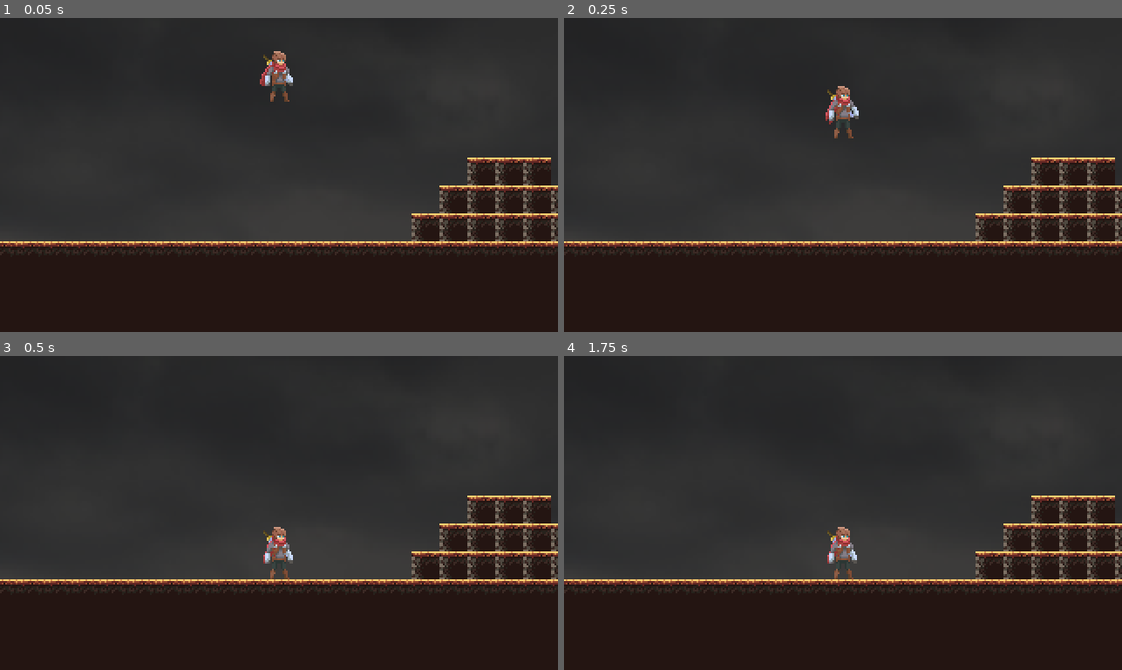
Above: before the commit, frames 1-4 (two rows, left to right).
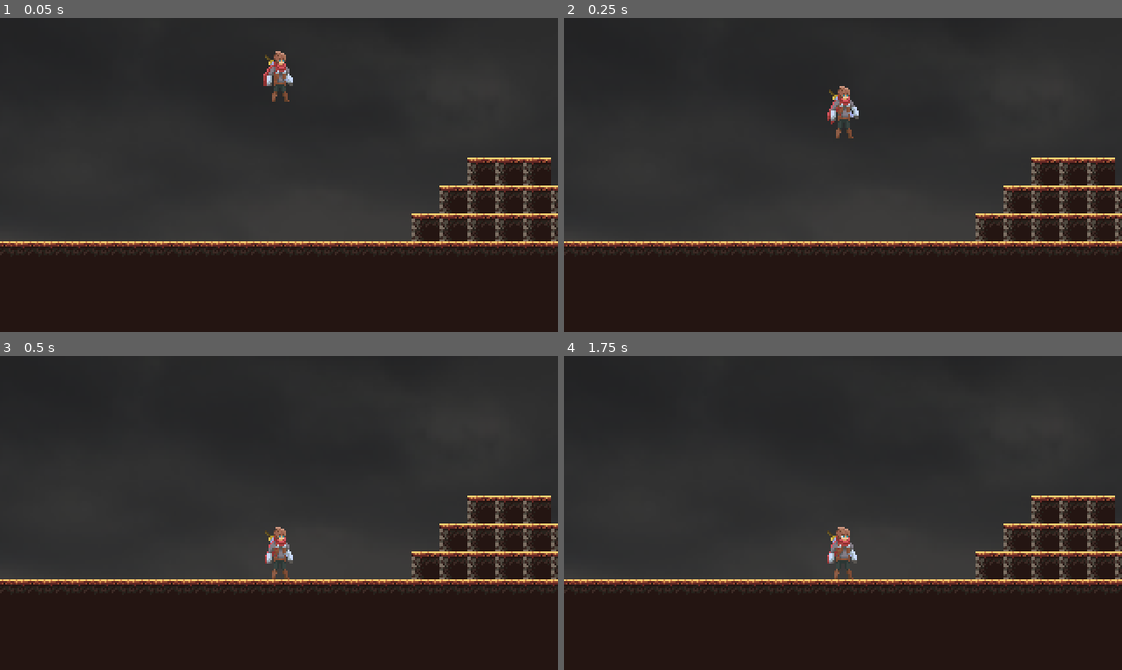
Above: after the commit, the same moments.

Repository: penguix0/IntoTheDeep
Game: Godot game, scene res://Assets/Scene/Main.tscn
Same seed, same stepped clock (60 frames per second), same inputs: the game is played once before the commit and once after it.
Inputs:
- Up to frame 1 (0.05 s): no input
- Up to frame 2 (0.25 s): no input
- Up to frame 3 (0.5 s): no input
- Up to frame 4 (1.75 s): no input

The runs differ from the first frame. In frame 1, 0.2% of the frame differs, in the area x 46-50%, y 10-27%; in frame 2, 0.2%, in the area x 46-50%, y 21-39%; in frame 3, 0.2%; in frame 4, nothing differs.

Commit message:
made attacking better

Diff:
--- /dev/null
+++ b/Assets/Player/Animations/sword_2.tres
@@ -0,0 +1,24 @@
+[gd_resource type="Animation" load_steps=7 format=2]
+
+[ext_resource path="res://Assets/Player/Sprite/Individual Sprites/adventurer-attack2-00.png" type="Texture" id=1]
+[ext_resource path="res://Assets/Player/Sprite/Individual Sprites/adventurer-attack2-02.png" type="Texture" id=2]
+[ext_resource path="res://Assets/Player/Sprite/Individual Sprites/adventurer-attack2-03.png" type="Texture" id=3]
+[ext_resource path="res://Assets/Player/Sprite/Individual Sprites/adventurer-attack2-01.png" type="Texture" id=4]
+[ext_resource path="res://Assets/Player/Sprite/Individual Sprites/adventurer-attack2-04.png" type="Texture" id=5]
+[ext_resource path="res://Assets/Player/Sprite/Individual Sprites/adventurer-attack2-05.png" type="Texture" id=6]
+
+[resource]
+resource_name = "sword_2"
+length = 0.6
+tracks/0/type = "value"
+tracks/0/path = NodePath("body/Sprite:texture")
+tracks/0/interp = 1
+tracks/0/loop_wrap = true
+tracks/0/imported = false
+tracks/0/enabled = true
+tracks/0/keys = {
+"times": PoolRealArray( 0, 0.1, 0.2, 0.3, 0.4, 0.5 ),
+"transitions": PoolRealArray( 1, 1, 1, 1, 1, 1 ),
+"update": 1,
+"values": [ ExtResource( 1 ), ExtResource( 4 ), ExtResource( 2 ), ExtResource( 3 ), ExtResource( 5 ), ExtResource( 6 ) ]
+}
--- /dev/null
+++ b/Assets/Player/Animations/sword_3.tres
@@ -0,0 +1,24 @@
+[gd_resource type="Animation" load_steps=7 format=2]
+
+[ext_resource path="res://Assets/Player/Sprite/Individual Sprites/adventurer-attack3-04.png" type="Texture" id=2]
+[ext_resource path="res://Assets/Player/Sprite/Individual Sprites/adventurer-attack3-05.png" type="Texture" id=3]
+[ext_resource path="res://Assets/Player/Sprite/Individual Sprites/adventurer-attack3-00.png" type="Texture" id=4]
+[ext_resource path="res://Assets/Player/Sprite/Individual Sprites/adventurer-attack3-01.png" type="Texture" id=5]
+[ext_resource path="res://Assets/Player/Sprite/Individual Sprites/adventurer-attack3-03.png" type="Texture" id=6]
+[ext_resource path="res://Assets/Player/Sprite/Individual Sprites/adventurer-attack3-02.png" type="Texture" id=7]
+
+[resource]
+resource_name = "sword_3"
+length = 0.6
+tracks/0/type = "value"
+tracks/0/path = NodePath("body/Sprite:texture")
+tracks/0/interp = 1
+tracks/0/loop_wrap = true
+tracks/0/imported = false
+tracks/0/enabled = true
+tracks/0/keys = {
+"times": PoolRealArray( 0, 0.1, 0.2, 0.3, 0.4, 0.5 ),
+"transitions": PoolRealArray( 1, 1, 1, 1, 1, 1 ),
+"update": 1,
+"values": [ ExtResource( 4 ), ExtResource( 5 ), ExtResource( 7 ), ExtResource( 6 ), ExtResource( 2 ), ExtResource( 3 ) ]
+}
--- a/Assets/Player/Player.tscn
+++ b/Assets/Player/Player.tscn
@@ -19,9 +19,11 @@
 [ext_resource path="res://Assets/Player/Animations/sword_out.tres" type="Animation" id=17]
 [ext_resource path="res://Assets/Player/Animations/jump_mid_air.tres" type="Animation" id=18]
 [ext_resource path="res://Assets/Player/Animations/jump_fall.tres" type="Animation" id=19]
-[ext_resource path="res://Assets/Player/Sprite/Individual Sprites/adventurer-air-attack1-03.png" type="Texture" id=20]
+[ext_resource path="res://Assets/Player/Sprite/Individual Sprites/adventurer-attack2-00.png" type="Texture" id=20]
 [ext_resource path="res://Assets/Player/Animations/sword_1.tres" type="Animation" id=21]
 [ext_resource path="res://Assets/Player/attackTimer.gd" type="Script" id=22]
+[ext_resource path="res://Assets/Player/Animations/sword_2.tres" type="Animation" id=23]
+[ext_resource path="res://Assets/Player/Animations/sword_3.tres" type="Animation" id=24]
 
 [sub_resource type="AnimationNodeAnimation" id=8]
 animation = "crouch"
@@ -47,6 +49,12 @@
 [sub_resource type="AnimationNodeAnimation" id=51]
 animation = "sword_1"
 
+[sub_resource type="AnimationNodeAnimation" id=59]
+animation = "sword_2"
+
+[sub_resource type="AnimationNodeAnimation" id=70]
+animation = "sword_3"
+
 [sub_resource type="AnimationNodeAnimation" id=21]
 animation = "sword_in"
 
@@ -127,31 +135,86 @@
 [sub_resource type="AnimationNodeStateMachineTransition" id=58]
 switch_mode = 2
 
+[sub_resource type="AnimationNodeStateMachineTransition" id=60]
+
+[sub_resource type="AnimationNodeStateMachineTransition" id=61]
+
+[sub_resource type="AnimationNodeStateMachineTransition" id=62]
+
+[sub_resource type="AnimationNodeStateMachineTransition" id=63]
+
+[sub_resource type="AnimationNodeStateMachineTransition" id=64]
+
+[sub_resource type="AnimationNodeStateMachineTransition" id=65]
+switch_mode = 2
+
+[sub_resource type="AnimationNodeStateMachineTransition" id=66]
+switch_mode = 2
+
+[sub_resource type="AnimationNodeStateMachineTransition" id=67]
+switch_mode = 2
+
+[sub_resource type="AnimationNodeStateMachineTransition" id=68]
+switch_mode = 2
+
+[sub_resource type="AnimationNodeStateMachineTransition" id=69]
+switch_mode = 2
+
+[sub_resource type="AnimationNodeStateMachineTransition" id=71]
+switch_mode = 2
+
+[sub_resource type="AnimationNodeStateMachineTransition" id=72]
+switch_mode = 2
+
+[sub_resource type="AnimationNodeStateMachineTransition" id=73]
+switch_mode = 2
+
+[sub_resource type="AnimationNodeStateMachineTransition" id=74]
+switch_mode = 2
+
+[sub_resource type="AnimationNodeStateMachineTransition" id=75]
+switch_mode = 2
+
+[sub_resource type="AnimationNodeStateMachineTransition" id=76]
+
+[sub_resource type="AnimationNodeStateMachineTransition" id=77]
+
+[sub_resource type="AnimationNodeStateMachineTransition" id=78]
+
+[sub_resource type="AnimationNodeStateMachineTransition" id=79]
+
+[sub_resource type="AnimationNodeStateMachineTransition" id=80]
+
 [sub_resource type="AnimationNodeStateMachine" id=6]
 states/crouch/node = SubResource( 8 )
-states/crouch/position = Vector2( 637, 257 )
+states/crouch/position = Vector2( 858, 597 )
 states/idle_normal/node = SubResource( 9 )
-states/idle_normal/position = Vector2( 439, 99 )
+states/idle_normal/position = Vector2( 516, 51 )
 states/idle_sword/node = SubResource( 10 )
-states/idle_sword/position = Vector2( 439, -120 )
+states/idle_sword/position = Vector2( 454, -298 )
 states/jump/node = SubResource( 11 )
-states/jump/position = Vector2( -63, 70 )
+states/jump/position = Vector2( -355, -244 )
 states/jump_fall/node = SubResource( 40 )
 states/jump_fall/position = Vector2( -322, 204 )
 states/jump_mid_air/node = SubResource( 20 )
 states/jump_mid_air/position = Vector2( -349, 82 )
 states/run/node = SubResource( 12 )
-states/run/position = Vector2( 439, 257 )
+states/run/position = Vector2( 403, 597 )
 states/sword_1/node = SubResource( 51 )
-states/sword_1/position = Vector2( 758.335, 45.085 )
+states/sword_1/position = Vector2( 1081.33, 49 )
+states/sword_2/node = SubResource( 59 )
+states/sword_2/position = Vector2( 1333.33, 45.085 )
+states/sword_3/node = SubResource( 70 )
+states/sword_3/position = Vector2( 1664.33, 51 )
 states/sword_in/node = SubResource( 21 )
-states/sword_in/position = Vector2( 369, 5 )
+states/sword_in/position = Vector2( 124, -102 )
 states/sword_out/node = SubResource( 13 )
-states/sword_out/position = Vector2( 517, 5 )
+states/sword_out/position = Vector2( 850, -68 )
 states/walk/node = SubResource( 14 )
-states/walk/position = Vector2( 218, 257 )
-transitions = [ "idle_normal", "sword_out", SubResource( 15  …(1301 unchanged characters)… word_1", "idle_sword", SubResource( 58 ) ]
-graph_offset = Vector2( 377.33, -126.985 )
+states/walk/position = Vector2( -104, 466 )
+transitions = [ "idle_normal", "sword_out", SubResource( 15  …(1301 unchanged characters)… word_1", "idle_sword", SubResource( 58 ), "idle_sword", "sword_2", SubResource( 60 ), "idle_normal", "sword_2", SubResource( 61 ), "crouch", "sword_2", SubResource( 62 ), "run", "sword_2", SubResource( 63 ), "walk", "sword_2", SubResource( 64 ), "sword_2", "idle_sword", SubResource( 65 ), "sword_2", "idle_normal", SubResource( 66 ), "sword_2", "crouch", SubResource( 67 ), "sword_2", "run", SubResource( 68 ), "sword_2", "walk", SubResource( 69 ), "sword_3", "crouch", SubResource( 71 ), "sword_3", "run", SubResource( 72 ), "sword_3", "walk", SubResource( 73 ), "sword_3", "idle_normal", SubResource( 74 ), "sword_3", "idle_sword", SubResource( 75 ), "idle_sword", "sword_3", SubResource( 76 ), "idle_normal", "sword_3", SubResource( 77 ), "crouch", "sword_3", SubResource( 78 ), "run", "sword_3", SubResource( 79 ), "walk", "sword_3", SubResource( 80 ) ]
+start_node = "idle_normal"
+graph_offset = Vector2( 713.33, -90.985 )
 
 [sub_resource type="AnimationNodeStateMachinePlayback" id=7]
 
@@ -215,6 +278,7 @@
 shape = SubResource( 48 )
 
 [node name="body" type="Node2D" parent="."]
+scale = Vector2( 0.9, 1 )
 
 [node name="Sprite" type="Sprite" parent="body"]
 texture = ExtResource( 20 )
@@ -259,6 +323,8 @@
 anims/jump_mid_air = ExtResource( 18 )
 anims/run = ExtResource( 14 )
 anims/sword_1 = ExtResource( 21 )
+anims/sword_2 = ExtResource( 23 )
+anims/sword_3 = ExtResource( 24 )
 anims/sword_in = ExtResource( 16 )
 anims/sword_out = ExtResource( 17 )
 anims/walk = ExtResource( 13 )
--- a/Assets/Player/Script/movement.gd
+++ b/Assets/Player/Script/movement.gd
@@ -42,6 +42,8 @@
 var attack_1_stamina : float = 10
 var attack_2_stamina : float = 20
 var attack_3_stamina : float = 30
+
+var currentAttack : int = 1
 
 var lastMoveDirection : int = 1
 
@@ -145,7 +147,12 @@
 		stateMachine.travel("crouch")
 
 	if attacking:
-		stateMachine.travel("sword_1")
+		if currentAttack == 1:
+			stateMachine.travel("sword_1")
+		elif currentAttack == 2:
+			stateMachine.travel("sword_2")
+		elif currentAttack == 3:
+			stateMachine.travel("sword_3")
 
 	if moveDirection != 0: lastMoveDirection = moveDirection
 
@@ -177,7 +184,6 @@
 	if Input.is_action_pressed(str(controller)+"_sword"):
 		if not swordOutTimer.time_left > 0:
 			swordOutTimer.start()
-		else:
 			sword_out = not sword_out
 
 	## Get input for crouching
@@ -219,14 +225,29 @@
 	if sword_out and attack_request:
 		attack_request = false
 
+		## Timer to prevent the player from doing one big ass attack
 		if not attackTimer.started:
 			attackTimer.start_timer(attack_1_dur)
+			currentAttack += 1
+			if currentAttack > 3: currentAttack = 1
 		else:
 			attacking = true
 		## Dash forward and drain stamina
 
 	if attacking:
-		velocity.x = lerp(velocity.x, 500 * lastMoveDirection, acceleration)
+		if currentAttack == 1:
+			velocity.x = lerp(velocity.x, 500 * lastMoveDirection, acceleration)
+			staminaBar.drain_stamina_attack(delta, 1)
+		## the player doesn't move with this attack
+		## If the player is walking or running skip this attack
+		elif currentAttack == 2:
+			if not walking or running:
+				staminaBar.drain_stamina_attack(delta, 2)
+			else:
+				currentAttack = 3
+		elif currentAttack == 3:
+			staminaBar.drain_stamina_attack(delta, 3)
+			velocity.x = lerp(velocity.x, 200 * lastMoveDirection, acceleration)
 
 	### Jumping
 
--- a/Assets/Player/Script/staminaBar.gd
+++ b/Assets/Player/Script/staminaBar.gd
@@ -4,6 +4,7 @@
 
 export(float) var stamina = 100.0
 export(float) var staminaDrainRunning = 25.0
+export(float) var staminaDrainAttack = 50
 export(float) var staminaRegenerationFactor = 10.0
 export(float) var staminaRegenerationFactorWithTimeOut = 5.0
 var currentStamina = stamina
@@ -42,8 +43,21 @@
 	if currentStamina > stamina:
 		currentStamina = stamina
 
+	if currentStamina < 0:
+		currentStamina = 2
+
 	self.value = currentStamina
+
+
 
 
 func drain_stamina_running(delta):
 	currentStamina -= delta * staminaDrainRunning
+
+func drain_stamina_attack(delta, attackType):
+	if attackType == 1:
+		currentStamina -= delta * staminaDrainAttack
+	elif attackType == 2:
+		currentStamina -= delta * staminaDrainAttack
+	elif attackType == 3:
+		currentStamina -= delta * staminaDrainAttack
--- a/Assets/Script/RespawnZone.gd
+++ b/Assets/Script/RespawnZone.gd
@@ -18,5 +18,5 @@
 
 
 func _on_RespawnZone_body_entered(body):
-	print ("deze kleurplaat")
-	body.position = respawnPoint
+	if body.name == "Player":
+		body.position = respawnPoint
Not shown: 1 places in Assets/Player/Player.tscn that only renumber resources
